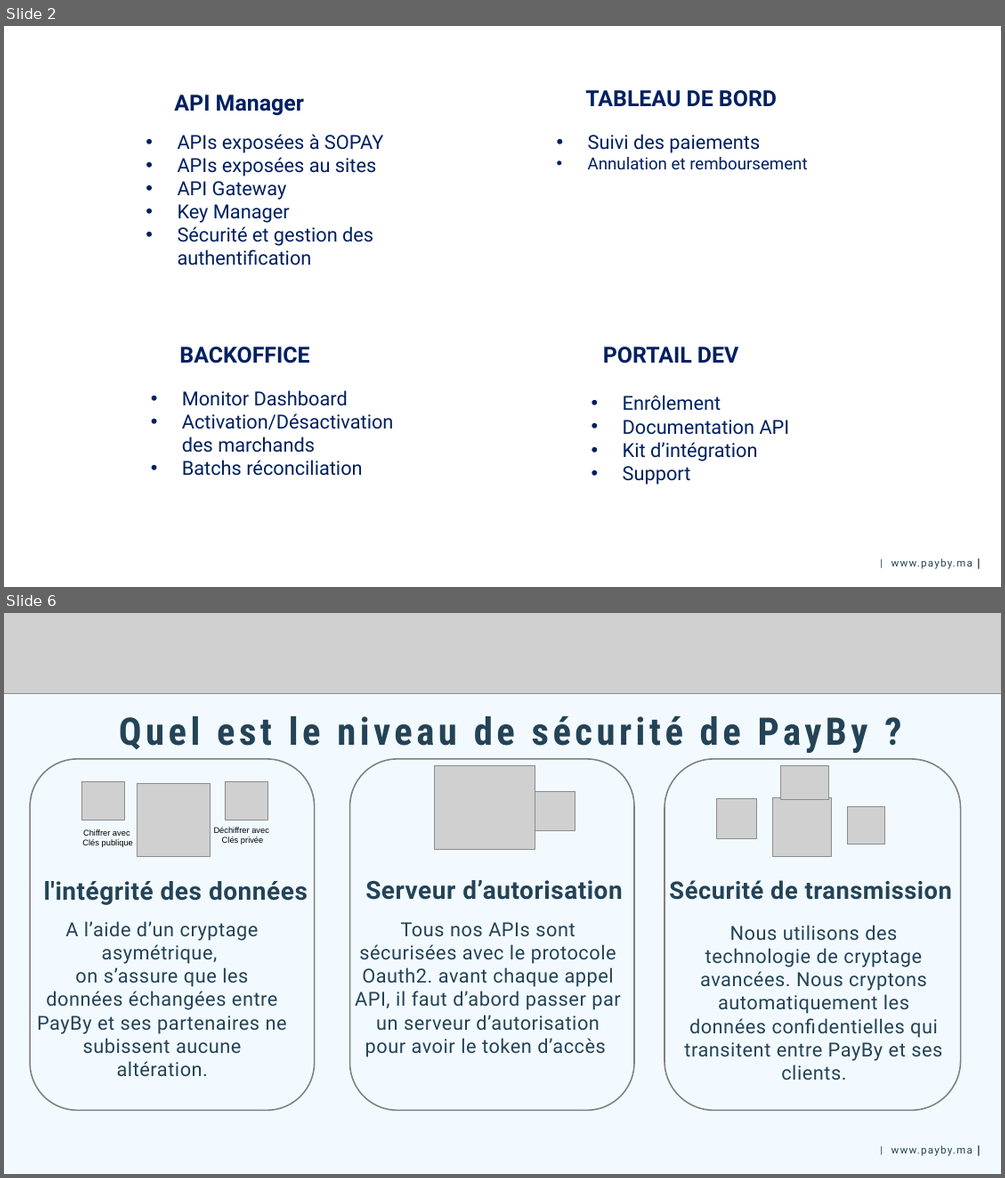
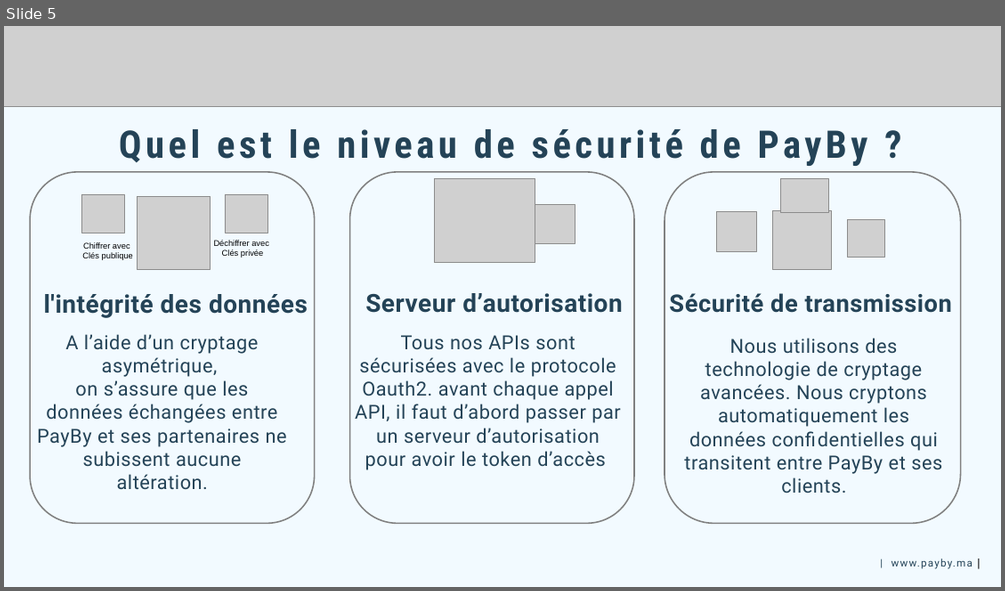
Before and after one commit to sgrabou/mbk, a slide deck: PRÉSENTATION TECHNIQUE PAYBY.pptx. Shown one above the other, each under a label of ours: slides 2 and 6 before the commit, slide 5 after it; the slides between them are not shown. The pictures are 1005x1178 and 1005x591 pixels, drawn with LibreOffice and Linux fonts; fonts in the diff are those of the drawing; grey boxes stand for pictures; background and template pictures are left out. Boxes give left, top, right and bottom in pixels: in the first picture for what was removed or moved away, otherwise in the second. Text is boxed around its words. In the diff, an @@ line names an element or a change of style, - is before the commit and + after.

```diff
--- a/PRÉSENTATION TECHNIQUE PAYBY.pptx
+++ b/PRÉSENTATION TECHNIQUE PAYBY.pptx
@@ slide 2 removed at (4,26,1001,587), background picture (left out) @@
@@ text removed at (174,95,304,116) @@
-API Manager
@@ text removed at (585,90,777,107) @@
-TABLEAU DE BORD
@@ text removed at (178,134,383,265) @@
-• APIs exposées à SOPAY
-• APIs exposées au sites
-• API Gateway
-• Key Manager
-• Sécurité et gestion des authentification
@@ text removed at (588,134,807,170) @@
-• Suivi des paiements
-• Annulation et remboursement
@@ text removed at (179,346,309,363) @@
-BACKOFFICE
@@ text removed at (603,346,738,363) @@
-PORTAIL DEV
@@ text removed at (182,390,394,475) @@
-• Monitor Dashboard
-• Activation/Désactivation
-  des marchands
-• Batchs réconciliation
@@ text removed at (623,394,790,484) @@
-• Enrôlement
-• Documentation API
-• Kit d’intégration
-• Support
@@ text removed at (81,555,979,568) @@
-| www.payby.ma |
@@ what was slide 6 is now slide 5 @@
```
Also in this commit, not shown: 2 slides changed, 2 slides added, 1 other slide removed, 1 other file.
